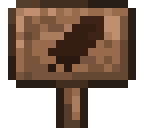
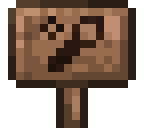
Before/after of a (144, 128) layered artwork. What changed in the layer stack:
added layer "Magic" in group "Wood Signs" over [40, 16, 104, 72]
hid "Sword" over [40, 16, 104, 72]
